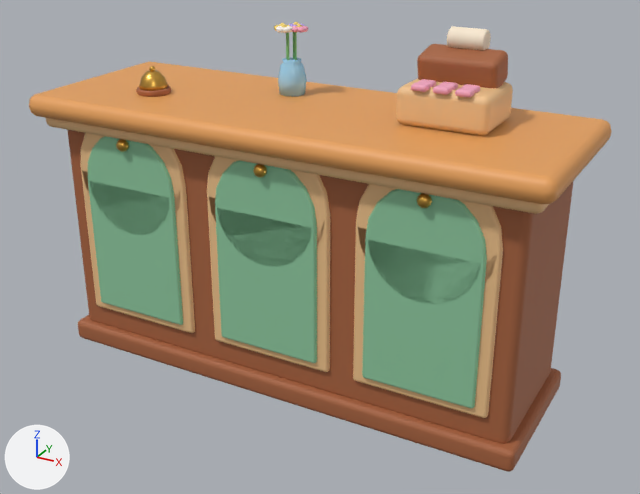
The glTF model assets/custom/models/shop-counter.glb as it was, and as the next commit left it.
Camera for both pictures: a camera (50 mm lens) standing at (1.43, -2.5, 1.73) and looking at (0.07, -0.03, 0.5). The axes (+X, +Y, +Z) are drawn at lower left. The lights are the same throughout. The older version comes first. Vertices at exactly the same position are counted once.

In view in the first picture: 'shop-counter'.
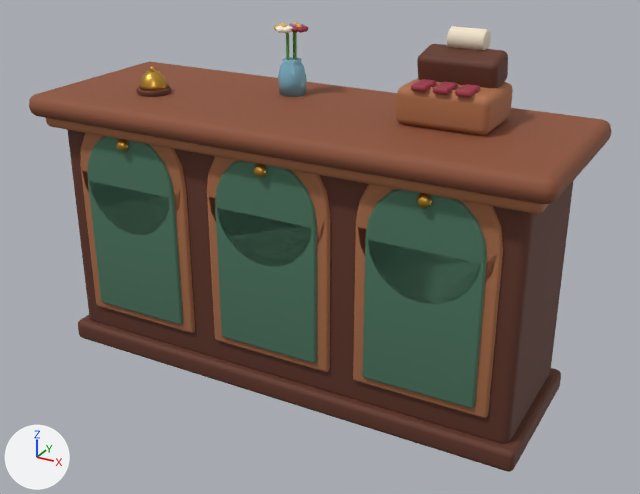
Changed parts and their boxes (x1, y1, x2, y2) in the pictures (640 x 494 px; the box of a moved part takes in the faces that stretch with it):
'shop-counter', recoloured, surface changed (darker)
    both: (29, 22, 611, 472)
part 1 of me_shop_counter, moved or reshaped
    before: (281, 24, 303, 55)
    after: (281, 24, 303, 60)
part 2 of me_shop_counter, recoloured (darker)
    both: (68, 44, 574, 472)
part 3 of me_shop_counter, recoloured
    both: (46, 78, 549, 418)
part 4 of me_shop_counter, recoloured (orange to brown)
    both: (29, 62, 611, 204)
part 5 of me_shop_counter, recoloured (darker)
    both: (88, 136, 487, 409)
part 6 of me_shop_counter, recoloured
    both: (447, 31, 491, 50)
part 7 of me_shop_counter, recoloured (darker)
    both: (411, 79, 480, 98)
part 8 of me_shop_counter, recoloured (darker)
    both: (278, 57, 307, 97)
part 9 of me_shop_counter, recoloured
    both: (286, 32, 297, 60)
part 10 of me_shop_counter, recoloured
    both: (292, 26, 308, 33)
part 11 of me_shop_counter, recoloured
    both: (276, 26, 293, 33)

Patch to the scene script:
```diff
--- a/assets/custom/models/shop-counter.glb.py
+++ b/assets/custom/models/shop-counter.glb.py
@@ mat_counter_brass @@
 n0 = _N.new('ShaderNodeBsdfPrincipled'); n0.name = 'Principled BSDF'
-n0.inputs[0].default_value = (0.694, 0.392, 0.0762, 1.0)  # 'Base Color', orange #d9a84e
 n0.inputs[1].default_value = 1.0  # 'Metallic'
@@ mat_counter_brass @@
 n1 = _N.new('ShaderNodeOutputMaterial'); n1.name = 'Material Output'
+n2 = _N.new('ShaderNodeMix'); n2.name = 'Mix'
+n2.data_type = 'RGBA'
+n2.blend_type = 'MULTIPLY'
+n2.inputs[0].default_value = 1.0  # 'Factor'
+n2.inputs[7].default_value = (0.672, 0.371, 0.0612, 1.0)  # 'B', orange #d6a446
+n3 = _N.new('ShaderNodeVertexColor'); n3.name = 'Color Attribute'
 _L.new(n0.outputs[0], n1.inputs[0])  # 'BSDF' to 'Surface'
+_L.new(n2.outputs[2], n0.inputs[0])  # 'Result' to 'Base Color'
+_L.new(n3.outputs[0], n2.inputs[6])  # 'Color' to 'A'
@@ mat_paint_gloss @@
+mat_paint_gloss = bpy.data.materials.new('paint-gloss')
+mat_paint_gloss.use_nodes = True; mat_paint_gloss.node_tree.nodes.clear()
+_N = mat_paint_gloss.node_tree.nodes; _L = mat_paint_gloss.node_tree.links
+n0 = _N.new('ShaderNodeBsdfPrincipled'); n0.name = 'Principled BSDF'
+n0.inputs[2].default_value = 0.25  # 'Roughness'
+n1 = _N.new('ShaderNodeOutputMaterial'); n1.name = 'Material Output'
+n2 = _N.new('ShaderNodeVertexColor'); n2.name = 'Color Attribute'
+_L.new(n0.outputs[0], n1.inputs[0])  # 'BSDF' to 'Surface'
+_L.new(n2.outputs[0], n0.inputs[0])  # 'Color' to 'Base Color'
@@ mat_paint @@
+mat_paint = bpy.data.materials.new('paint')
+mat_paint.use_nodes = True; mat_paint.node_tree.nodes.clear()
+_N = mat_paint.node_tree.nodes; _L = mat_paint.node_tree.links
+n0 = _N.new('ShaderNodeBsdfPrincipled'); n0.name = 'Principled BSDF'
+n0.inputs[2].default_value = 0.72  # 'Roughness'
+n1 = _N.new('ShaderNodeOutputMaterial'); n1.name = 'Material Output'
+n2 = _N.new('ShaderNodeVertexColor'); n2.name = 'Color Attribute'
+_L.new(n0.outputs[0], n1.inputs[0])  # 'BSDF' to 'Surface'
+_L.new(n2.outputs[0], n0.inputs[0])  # 'Color' to 'Base Color'
@@ me_shop_counter @@
 me_shop_counter.from_pydata(...)  # 4087 vertices, 7946 faces; spans x -0.93..0.93, y -0.34..0.34, z 0.0..1.25
+# me_shop_counter part 1: 82 vertices moved within x -0.16..-0.11, y 0.08..0.16, z 1.2..1.21
+# me_shop_counter part 2: 816 faces spanning x -0.88..0.88, y -0.28..0.28, z 0.0..1.2 switch from mat_counter_body (brown #a8643f) to mat_paint
+# me_shop_counter part 3: 1888 faces spanning x -0.89..0.89, y -0.3..0.3, z 0.16..1.1 switch from mat_counter_trim (beige #f2c48d) to mat_paint
+# me_shop_counter part 4: 188 faces spanning x -0.93..0.93, y -0.34..0.34, z 0.9..0.98 switch from mat_counter_top (orange #e8a25c) to mat_paint
+# me_shop_counter part 5: 1512 faces spanning x -0.74..0.74, y -0.28..-0.25, z 0.19..0.88 switch from mat_counter_panel (green #8fc9a0) to mat_paint
+# me_shop_counter part 6: 188 faces spanning x 0.44..0.56, y 0.1..0.17, z 1.19..1.25 switch from mat_counter_cream (pale yellow #fbebd3) to mat_paint
+# me_shop_counter part 7: 1128 faces spanning x 0.41..0.59, y -0.08..0.01, z 1.1..1.12 switch from mat_counter_pink (pink #f5a7c2) to mat_paint
+# me_shop_counter part 8: 120 faces spanning x -0.17..-0.07, y 0.07..0.17, z 0.98..1.1 switch from mat_counter_jar (blue #9dd4f2) to mat_paint_gloss
+# me_shop_counter part 9: 41 faces spanning x -0.14..-0.1, y 0.1..0.14, z 1.08..1.2 switch from mat_counter_leaf (green #7cc27a) to mat_paint
+# me_shop_counter part 10: 308 faces spanning x -0.12..-0.06, y 0.09..0.15, z 1.2..1.21 switch from mat_counter_flower_pink (pink #f5a7c2) to mat_paint
+# me_shop_counter part 11: 173 faces spanning x -0.16..-0.1, y 0.06..0.12, z 1.2..1.21 switch from mat_counter_flower_white (white #fff8ee) to mat_paint
 me_shop_counter.materials.append(mat_counter_brass)
-me_shop_counter.materials.append(mat_counter_flower_mid)  # yellow #f6d774
-me_shop_counter.materials.append(mat_counter_flower_butter)  # yellow #f6d774
-me_shop_counter.materials.append(mat_counter_flower_lilac)  # purple #b7a2ea
```
